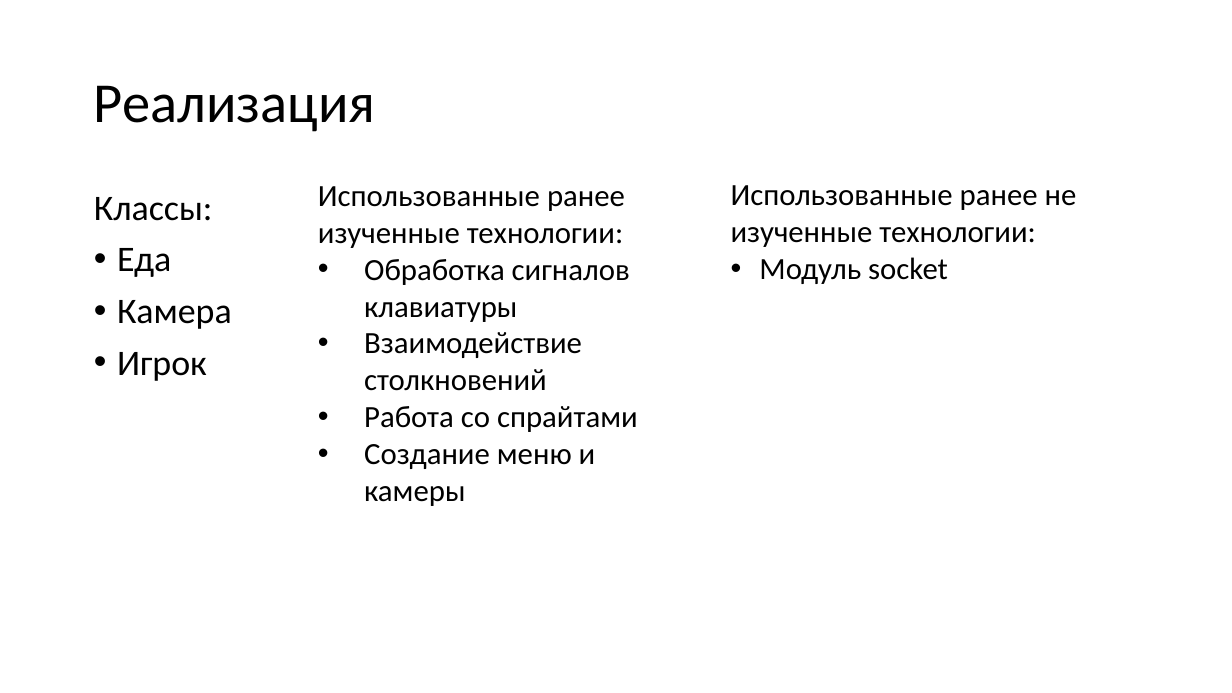
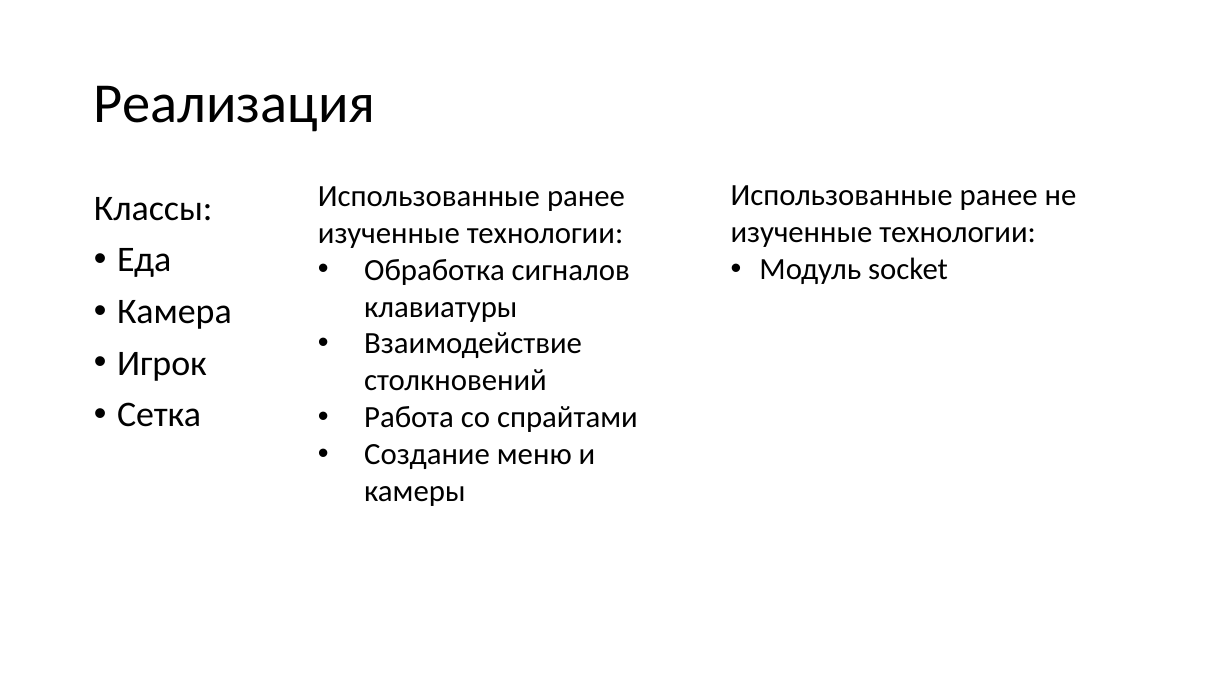
Before and after one commit to nikitka-lyceum/bacteria_pygame, a slide deck: slide 3 of Pygame.pptx. Drawn at 1232x693 pixels with LibreOffice and Linux fonts; fonts in the diff are those of the drawing. Boxes give left, top, right and bottom in pixels: in the first picture for what was removed or moved away, otherwise in the second. Text is boxed around its words. In the diff, an @@ line names an element or a change of style, - is before the commit and + after.

```diff
--- a/Pygame.pptx
+++ b/Pygame.pptx
@@ text at (x1=117, y1=402, x2=201, y2=427): paragraph added @@
+• Сетка
```
